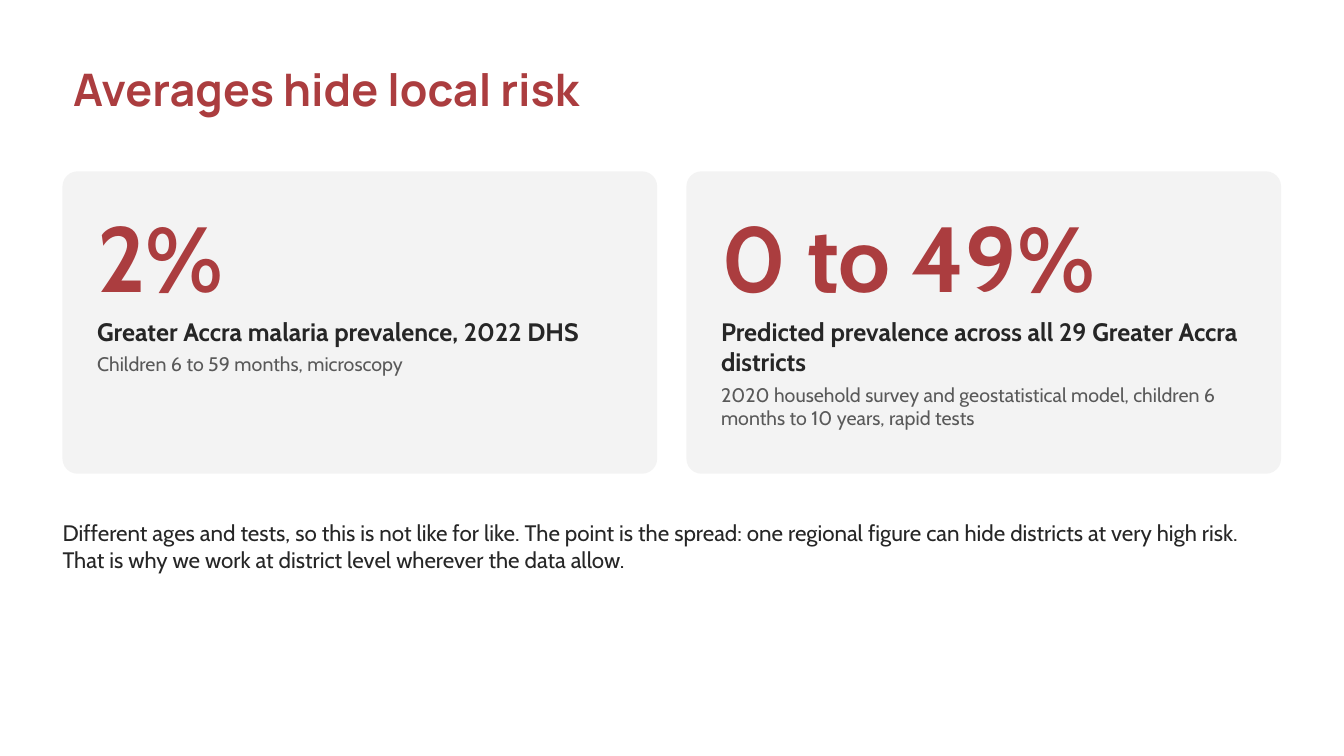
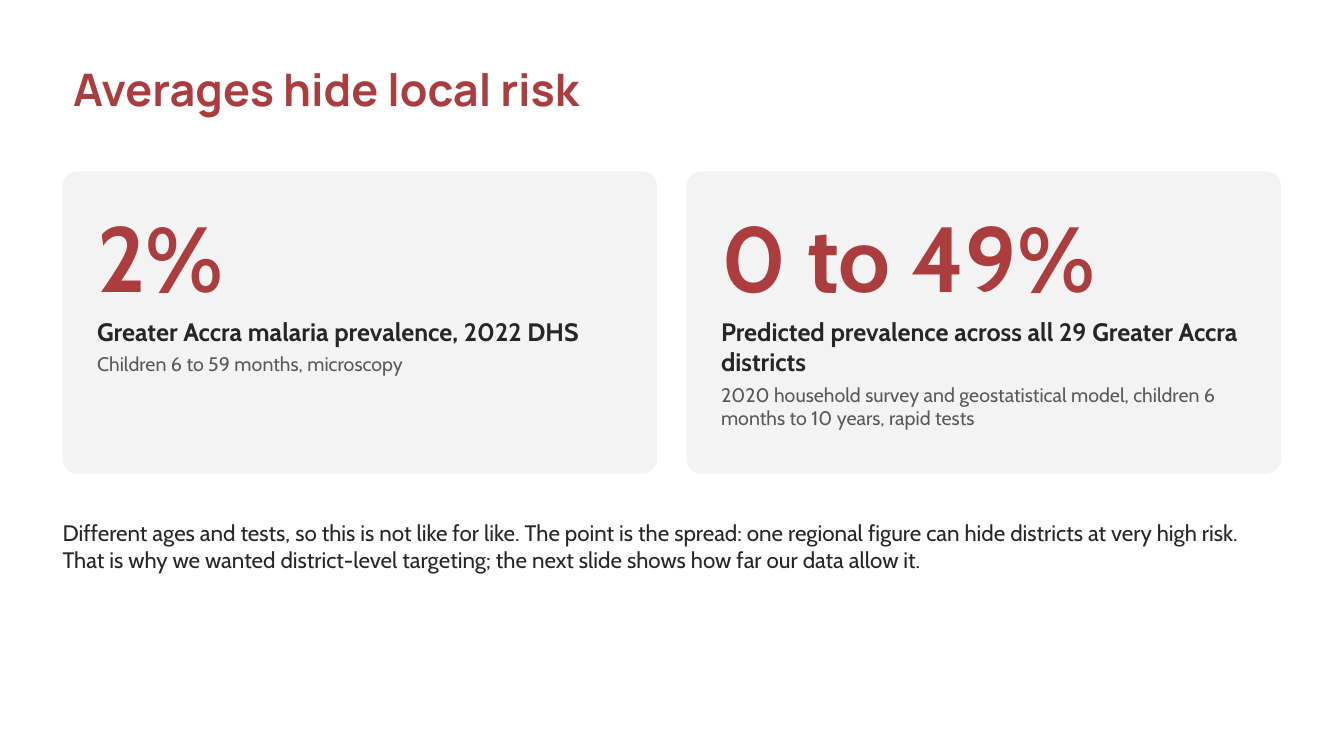
Before and after one commit to ASU-MICS-2028/mle-group-3-prosit-1, a slide deck: slide 3 of reports/ITN_Allocation_Ashesi.pptx. Drawn at 1344x756 pixels with LibreOffice and Linux fonts; fonts in the diff are those of the drawing; background and template pictures are left out. Boxes give left, top, right and bottom in pixels: in the first picture for what was removed or moved away, otherwise in the second. Text is boxed around its words. In the diff, an @@ line names an element or a change of style, - is before the commit and + after.

Commit message:
feat(presentation): add the burden and uncertainty map slide, fix storyline wording
The course roadmap asks for one slide with two maps side by side: expected
burden and how uncertain we are. Slide 10 now shows confirmed cases per
person by district next to how far the upper 95% bound sits above the
estimate (20%, 34% and 16% by region, from alloc_cd11). Both maps come from
the existing allocation code, and an assert ties the slide text to the
computed values.

Wording fixes so the slides tell the same story as the speaking script:
slide 2 gives the reason for population within a region and calls the
regional totals a base case, slide 3 no longer claims district-level work,
slide 4 says what the rule can and cannot separate, and slide 9's title and
caption explain the positive coverage coefficient. The deck is now 16
slides, and cross-references point to slide 13.

```diff
--- a/reports/ITN_Allocation_Ashesi.pptx
+++ b/reports/ITN_Allocation_Ashesi.pptx
@@ text at [63,524,1238,574]: text changed @@
-Different ages and tests, so this is not like for like. The point is the spread: one regional figure can hide districts at very high risk. That is why we work at district level wherever the data allow.
+Different ages and tests, so this is not like for like. The point is the spread: one regional figure can hide districts at very high risk. That is why we wanted district-level targeting; the next slide shows how far our data allow it.
```
Also in this commit, not shown: 3 other slides changed, 1 slide added, 2 other files.
